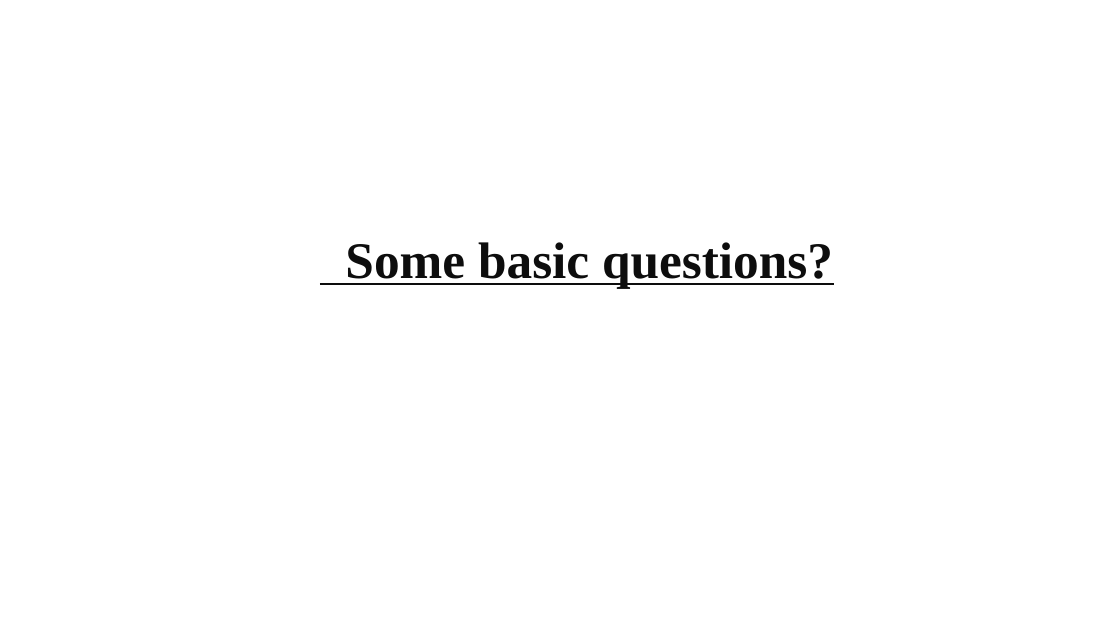
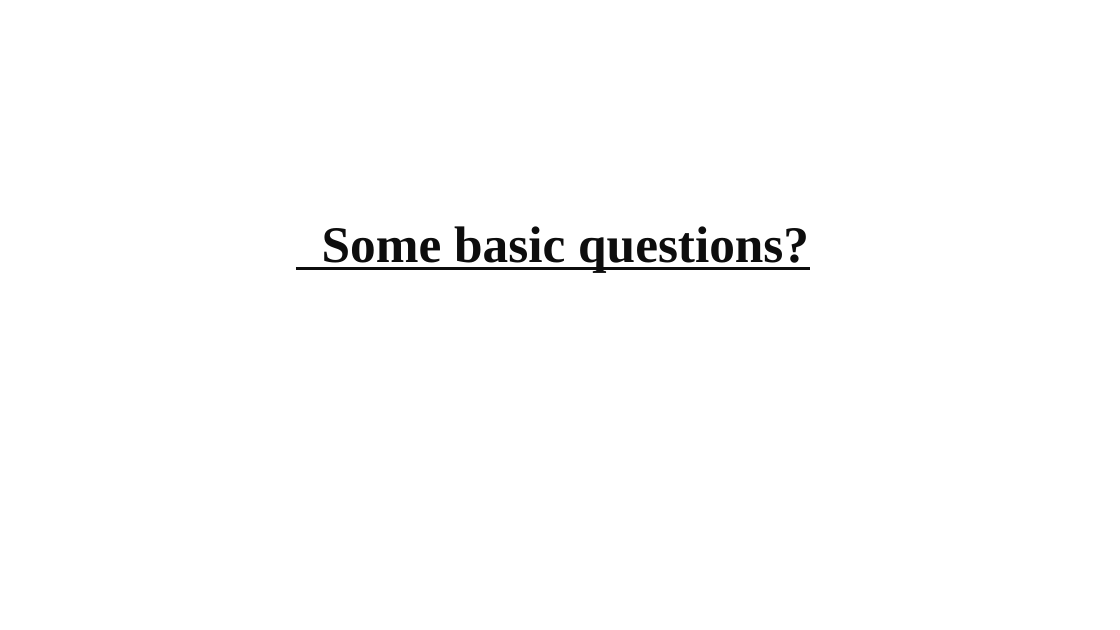
Before and after one commit to gfh16/StudyNotes, a slide deck: slide 44 of 2018Oct-Tutorial_HiRACsICalibrations.pptx (slide 43 before the commit). Drawn at 1120x630 pixels with LibreOffice and Linux fonts; fonts in the diff are those of the drawing. Boxes give left, top, right and bottom in pixels: in the first picture for what was removed or moved away, otherwise in the second. Text is boxed around its words. In the diff, an @@ line names an element or a change of style, - is before the commit and + after.

```diff
--- a/2018Oct-Tutorial_HiRACsICalibrations.pptx
+++ b/2018Oct-Tutorial_HiRACsICalibrations.pptx
@@ text "Some basic questions?": place and size @@
-text "Some basic questions?" at [345,242,833,289]
+text "Some basic questions?" at [322,226,809,273]
```
Also in this commit, not shown: 9 other slides changed, 4 slides added, 3 slides removed.
